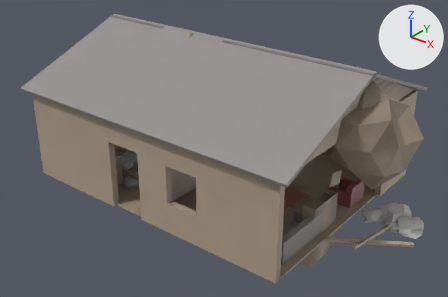
Two versions of the glTF model jogo/assets/ruinas/casa_r7.glb, one commit apart.
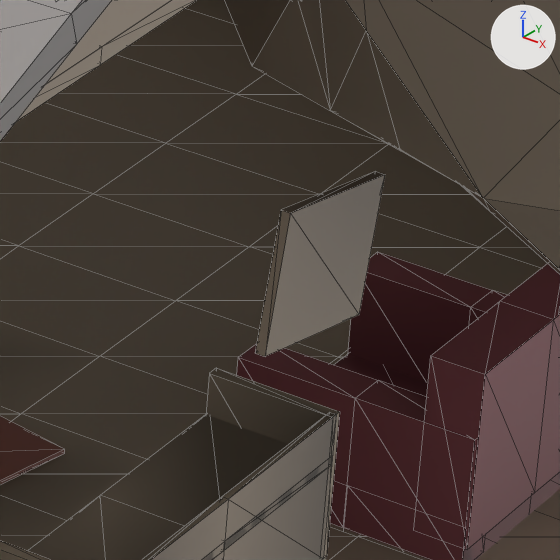
Each version appears first whole from a 50 mm camera at (11.66, -14.58, 9.94) aimed at (0.52, -0.66, 1.31), and next in a close-up on the part from 68% to 80% of the width and 51% to 70% of the height. Every picture has the same lights, and +X, +Y and +Z are marked at upper right. The older version's two pictures come first. The close-ups show mesh edges as thin lines. Objects named as collision shapes, trigger or cutter boxes, shadow casters or lower levels of detail are left out. Where no turn or scale is listed for an object, it has been applied to the vertices.

Objects in the first close-up: 'chao', 'estante_sala1', 'ext0_1', 'forro', 'movel_sala2', 'sala_quadro', 'sala_tapete', 'telhado', 'telhado_oitao2'.
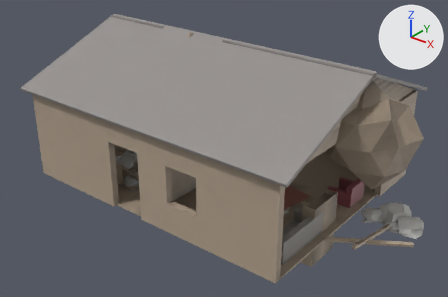
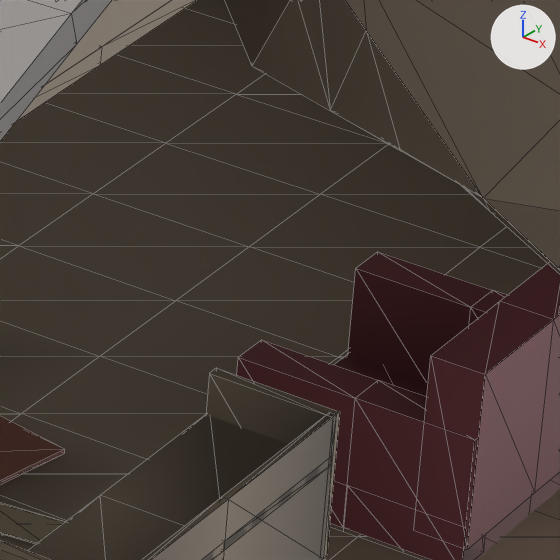
Where the newer file only moved an object's origin or applied its transform, the numbers keep the older frame.

Where the change shows, as pixel boxes [x1, y1, x2, y2] in the close-ups (560 x 560 px):
'sala_quadro', deleted
    before: [256, 172, 385, 356]
'sala_bag_papel0', unchanged, uncovered by the edit
    after: [0, 503, 64, 544]

The edits, one by one:
Object 'sala_quadro' (ob_sala_quadro) is deleted.
